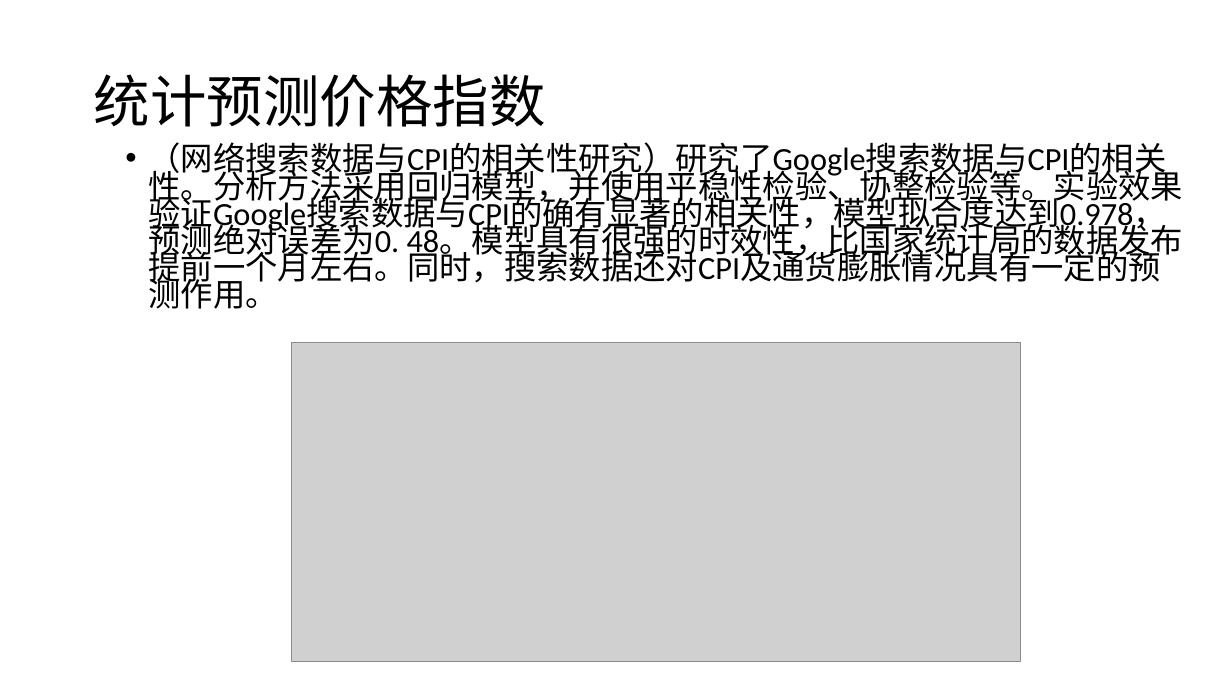
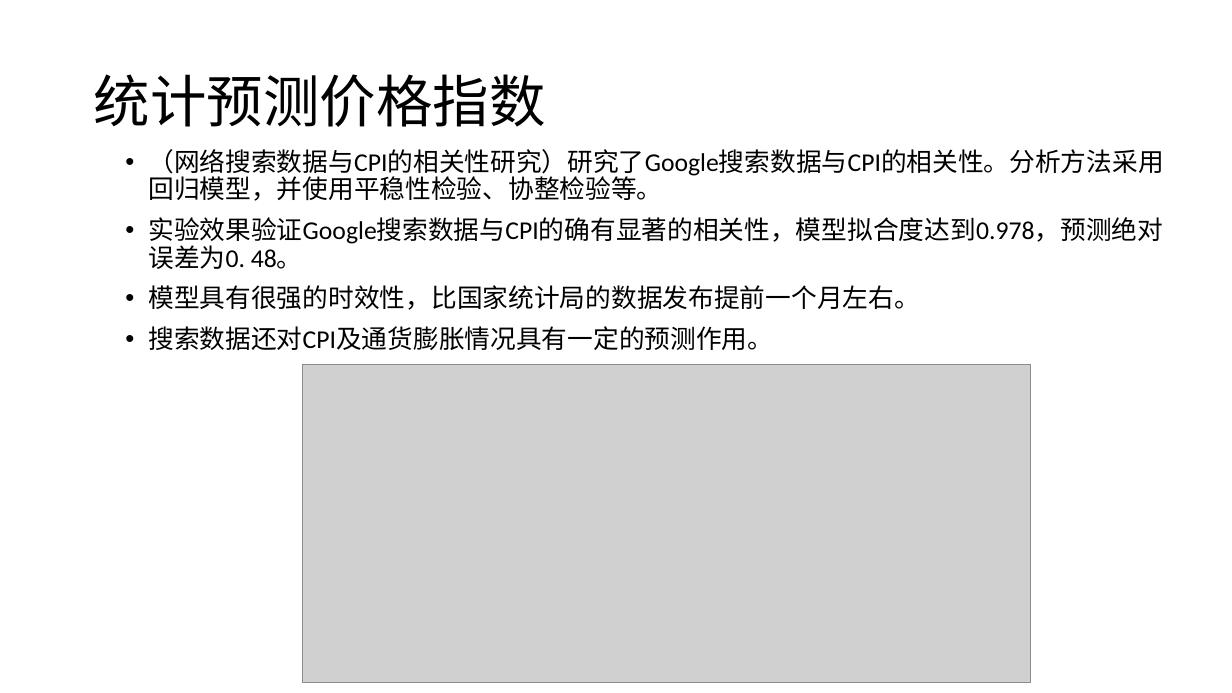
Before and after one commit to bwriteLeaf/writing, a slide deck: slide 5 of 报告写作/宏观经济部分.pptx. Drawn at 1232x693 pixels with LibreOffice and Linux fonts; fonts in the diff are those of the drawing; grey boxes stand for pictures. Boxes give left, top, right and bottom in pixels: in the first picture for what was removed or moved away, otherwise in the second. Text is boxed around its words. In the diff, an @@ line names an element or a change of style, - is before the commit and + after.

```diff
--- a/报告写作/宏观经济部分.pptx
+++ b/报告写作/宏观经济部分.pptx
@@ text at [148,149,1163,310]: text changed; size 25.2 to 20 pt @@
-• （网络搜索数据与CPI的相关性研究）研究了Google搜索数据与CPI的相关性。分析方法采用回归模型，并使用平稳性检验、协整检验等。实验效果验证Google搜索数据与CPI的确有显著的相关性，模型拟合度达到0.978，预测绝对误差为0. 48。模型具有很强的时效性，比国家统计局的数据发布提前一个月左右。同时，搜索数据还对CPI及通货膨胀情况具有一定的预测作用。
+• （网络搜索数据与CPI的相关性研究）研究了Google搜索数据与CPI的相关性。分析方法采用回归模型，并使用平稳性检验、协整检验等。
+• 实验效果验证Google搜索数据与CPI的确有显著的相关性，模型拟合度达到0.978，预测绝对误差为0. 48。
+• 模型具有很强的时效性，比国家统计局的数据发布提前一个月左右。
+• 搜索数据还对CPI及通货膨胀情况具有一定的预测作用。
@@ picture: place and size @@
-picture at [292,343,1020,662]
+picture at [302,364,1031,683]
```
Also in this commit, not shown: 8 other slides changed, 7 other files.
